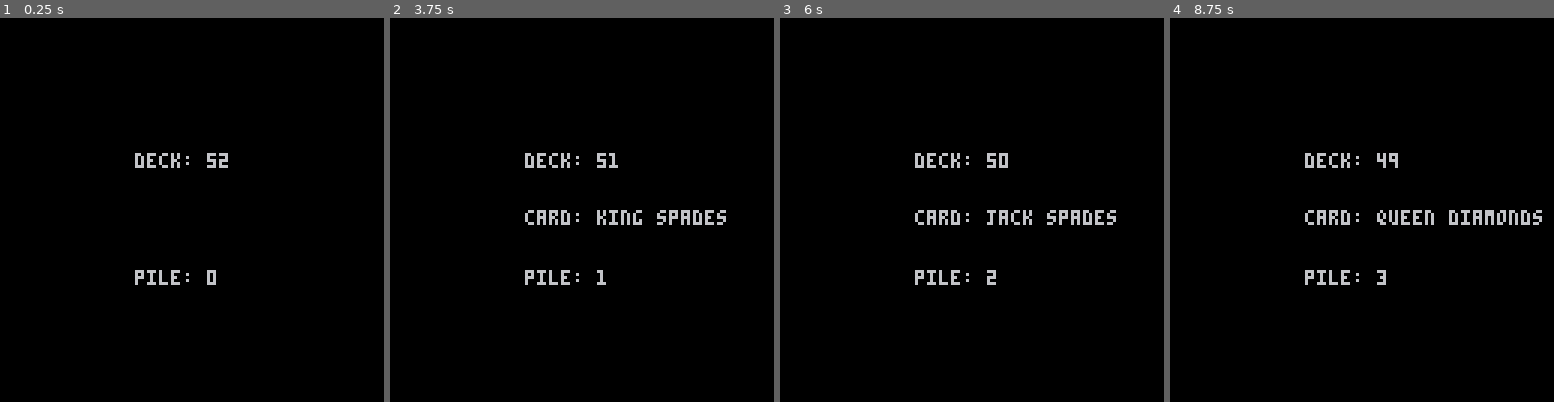
Above: before the commit, frames 1-4 (left to right).
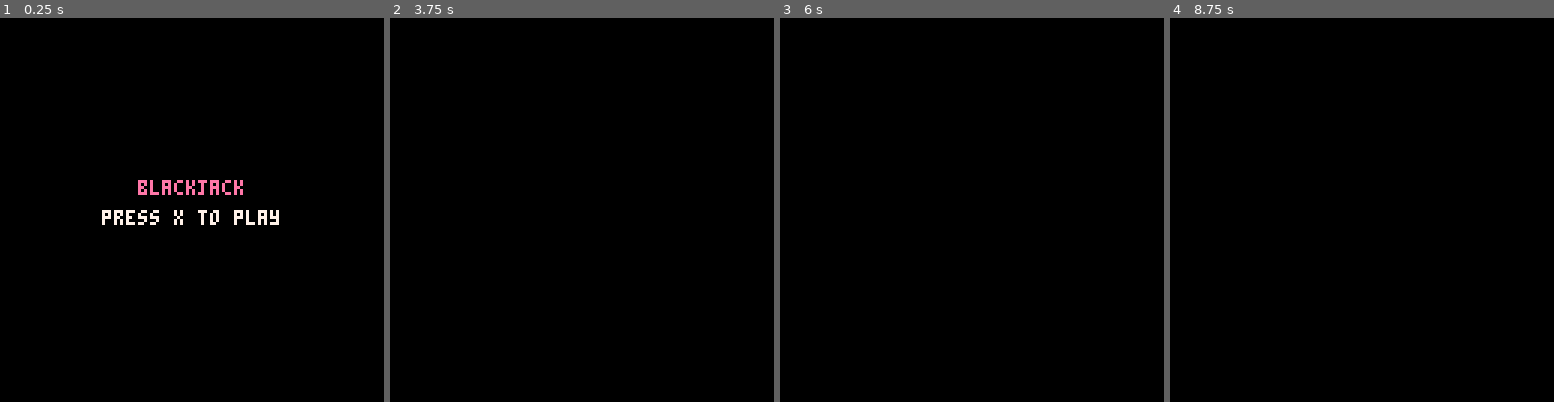
Above: after the commit, the same moments.

Repository: l4nk332/pico_blackjack
Game: PICO-8 cartridge black_jack.p8
The game is run twice, just before and just after one commit, with the same random seed, the same clock (stepped at 60 frames per second) and the same inputs.
Inputs:
- Up to frame 1 (0.25 s): no input
- Up to frame 2 (3.75 s): tap X (X key) at 0.33, 1.07, 1.85, 2.97 s; hold Down from 3.63 s (still down)
- Up to frame 3 (6 s): release Down at 3.97 s; tap X (X key) at 4.08, 5.2 s; hold Down from 5.73 s (still down)
- Up to frame 4 (8.75 s): release Down at 6.03 s; tap X (X key) at 6.32, 7.43, 8.55 s; hold Down from 8.67 s (still down)

The runs differ from the first frame. In frame 1, 1.9% of the frame differs, in the area x 26-73%, y 35-70%; in frame 2, 1.5%; in frame 3, 1.5%; in frame 4, 1.7%.

Commit message:
Add phases for game and add basic start screen

Diff:
--- a/black_jack.p8
+++ b/black_jack.p8
@@ -1,8 +1,11 @@
 pico-8 cartridge // http://www.pico-8.com
 version 18
 __lua__
+-- globals
+game_started = false
 all_suits = {'spades', 'hearts', 'diamonds', 'clubs'}
 all_ranks = {'ace', 'king', 'queen', 'jack', '10', '9', '8', '7', '6', '5', '4', '3', '2'}
+all_phases = {blinds='blinds', deal='deal', play='play', dealer_play='dealer_play', settlement='settlement'}
 
 function new_deck()
   local ndeck = {}
@@ -18,7 +21,24 @@
 
 deck = new_deck()
 pile = {}
-shown_card = nil
+-- end of globals
+
+-- utils
+function hcenter(s)
+  return 64-#s*2
+end
+
+function vcenter()
+  return 61
+end
+-- end of utils
+
+function init_screen()
+  local msg_1 = "blackjack"
+  local msg_2 = "press x to play"
+  print(msg_1, hcenter(msg_1), 54, 14)
+  print(msg_2, hcenter(msg_2), 64, 7)
+end
 
 function draw_card()
   if #deck == 0 then
@@ -34,21 +54,15 @@
 end
 
 function _update()
-  if btnp(3) then
-    shown_card = draw_card()
+  if btnp(5) and not game_started then
+    game_started = true
   end
 end
 
 function _draw()
   cls()
 
-  print("deck: "..#deck, 45, 45)
-
-  if shown_card then
-    print("card: "..shown_card['rank']..' '..shown_card['suit'], 45, 64)
-  end
-
-  print("pile: "..#pile, 45, 84)
+  if (not game_started) then init_screen() end
 end
 
 __gfx__
